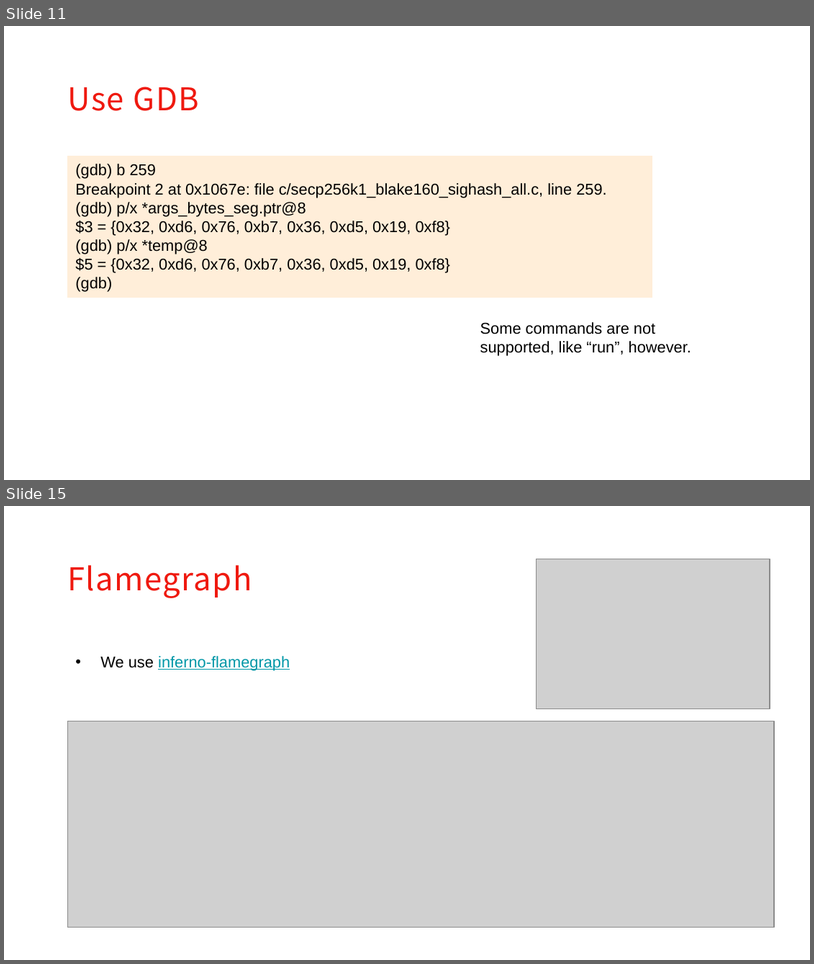
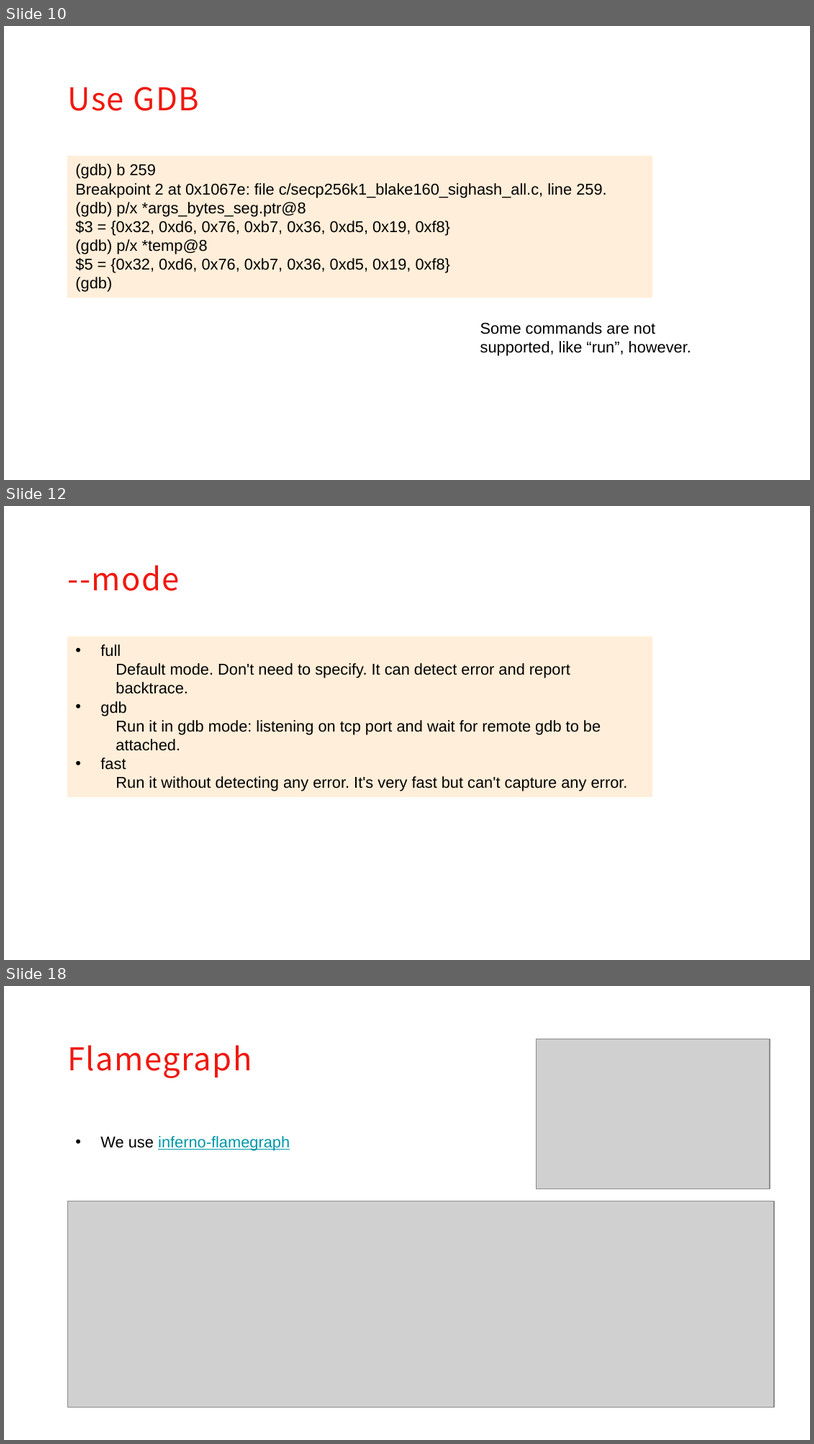
Before and after one commit to XuJiandong/ckb-debugger-playground, a slide deck: slides/presentation.pptx. Shown one above the other, each under a label of ours: slides 11 and 15 before the commit, slides 10, 12 and 18 after it; the slides between them are not shown. The pictures are 814x964 and 814x1444 pixels, drawn with LibreOffice and Linux fonts; fonts in the diff are those of the drawing; grey boxes stand for pictures; background and template pictures are left out. Boxes give left, top, right and bottom in pixels: in the first picture for what was removed or moved away, otherwise in the second. Text is boxed around its words. In the diff, an @@ line names an element or a change of style, - is before the commit and + after.

```diff
--- a/slides/presentation.pptx
+++ b/slides/presentation.pptx
@@ slide 12 added at <box>4,506,810,960</box>, background #FFFFFF @@
@@ text added at <box>67,565,179,591</box>, 28 pt, text #EF190F @@
+--mode
@@ rectangle added at <box>67,636,652,796</box>, fill #FFEED9, outline #FFEED9 0.75 pt, 14 pt, text #000000 @@
+• full
+  Default mode. Don't need to specify. It can detect error and report backtrace.
+• gdb
+  Run it in gdb mode: listening on tcp port and wait for remote gdb to be attached.
+• fast
+  Run it without detecting any error. It's very fast but can't capture any error.
@@ what was slide 11 is now slide 10 @@
@@ what was slide 15 is now slide 18 @@
```
Also in this commit, not shown: 8 slides changed, 2 other slides added, 2 other files.
